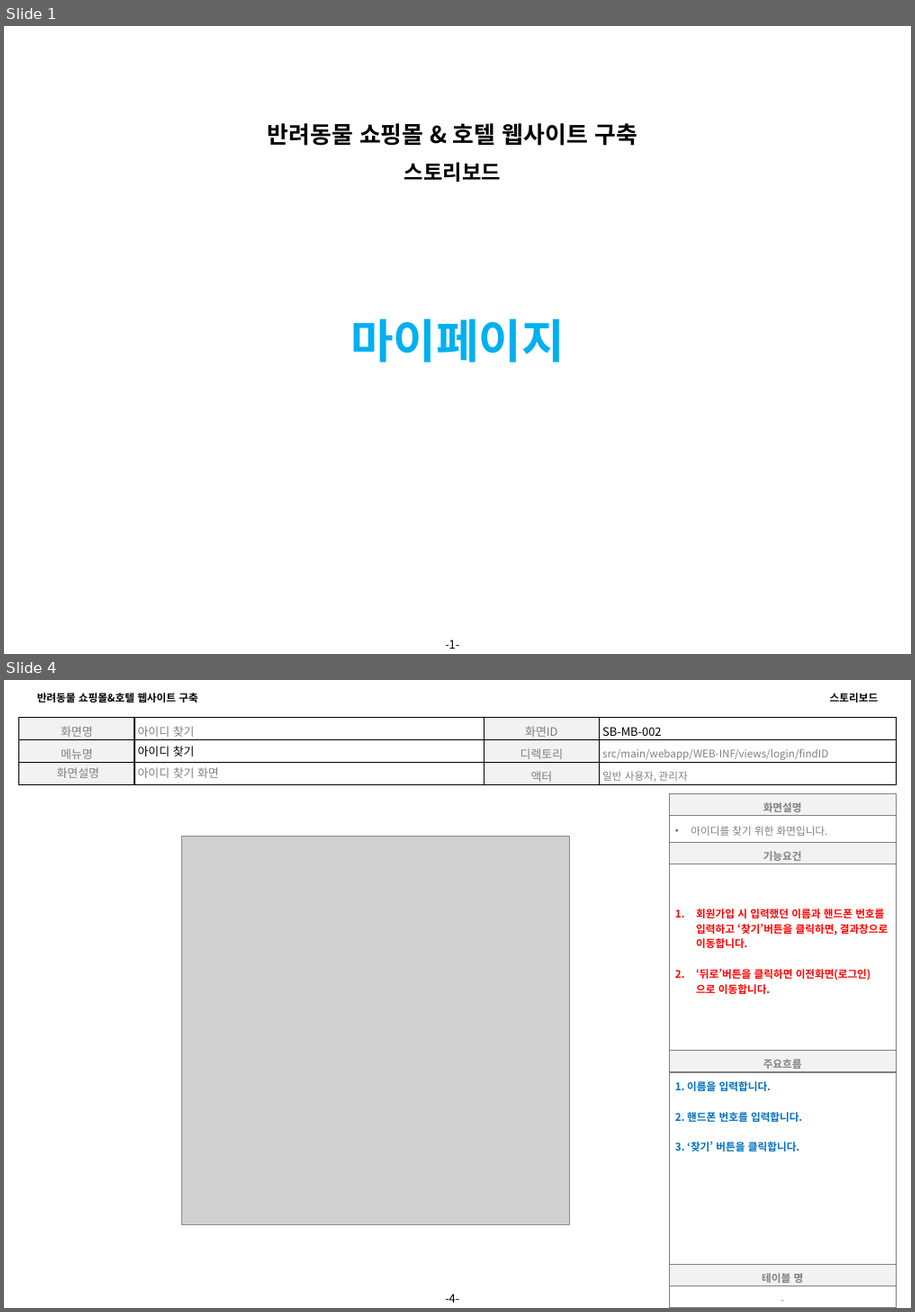
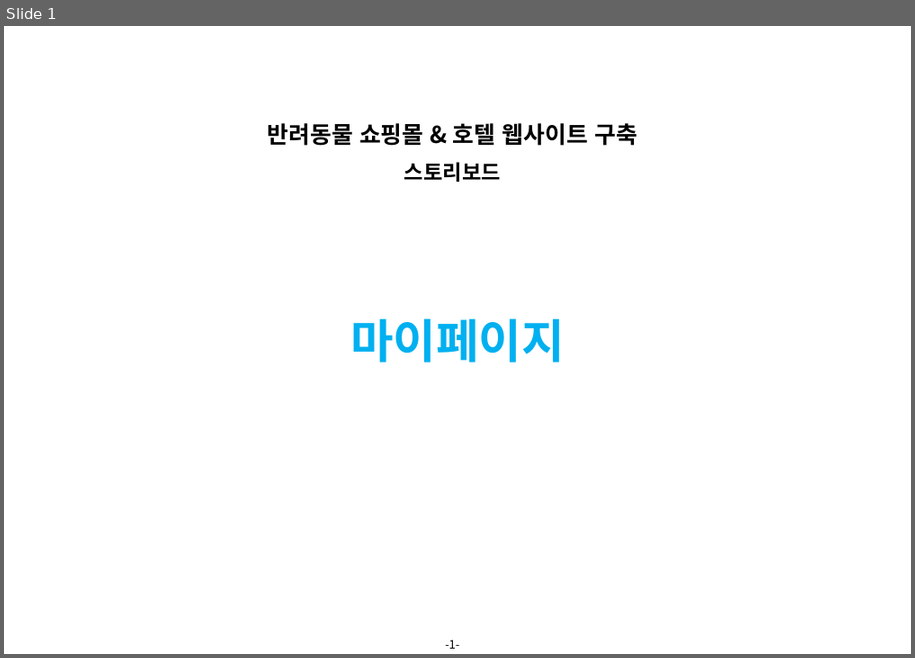
Before and after one commit to 94jinwoo/Companion, a slide deck: Companion.스토리보드.VER.0.1(마이페이지).pptx. Shown one above the other, each under a label of ours: slides 1 and 4 before the commit, slide 1 after it; the slides between them are not shown. The pictures are 915x1312 and 915x658 pixels, drawn with LibreOffice and Linux fonts; fonts in the diff are those of the drawing; grey boxes stand for pictures; background and template pictures are left out. Boxes give left, top, right and bottom in pixels: in the first picture for what was removed or moved away, otherwise in the second. Text is boxed around its words. In the diff, an @@ line names an element or a change of style, - is before the commit and + after.

Commit message:
스토리보드 마이페이지

```diff
--- a/Companion.스토리보드.VER.0.1(마이페이지).pptx
+++ b/Companion.스토리보드.VER.0.1(마이페이지).pptx
@@ slide 4 removed at [4,680,911,1308], background #FFFFFF; not listed: 1 template element that a slide beside it also shows @@
@@ text removed at [37,693,198,702] @@
-반려동물 쇼핑몰&호텔 웹사이트 구축
@@ text removed at [830,693,879,702] @@
-스토리보드
@@ table removed at [19,717,896,789], 3 rows, 4 columns @@
-화면명 | 아이디 찾기 | 화면ID | SB-MB-002
-메뉴명 | 아이디 찾기 | 디렉토리 | src/main/webapp/WEB-INF/views/login/findID
-화면설명 | 아이디 찾기 화면 | 액터 | 일반 사용자, 관리자
@@ table removed at [669,794,896,1272], 6 rows, 1 columns @@
-화면설명
-아이디를 찾기 위한 화면입니다.
-기능요건
-회원가입 시 입력했던 이름과 핸드폰 번호를 입력하고 ‘찾기’버튼을 클릭하면, 결과창으로 이동합니다. / ‘뒤로’버튼을 클릭하면 이전화면(로그인)으로 이동합니다.
-주요흐름
-1. 이름을 입력합니다. / 2. 핸드폰 번호를 입력합니다. / 3. ‘찾기’ 버튼을 클릭합니다.
@@ picture removed at [181,836,570,1225] @@
@@ table removed at [669,1265,896,1308], 2 rows, 1 columns @@
-테이블 명
--
```
Also in this commit, not shown: 3 slides changed, 14 slides added, 5 other slides removed.
